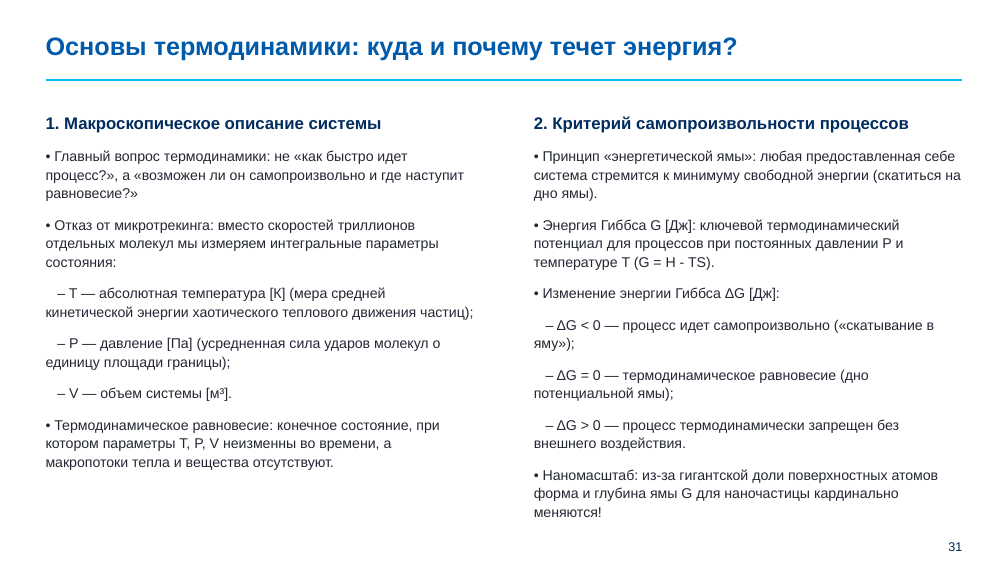
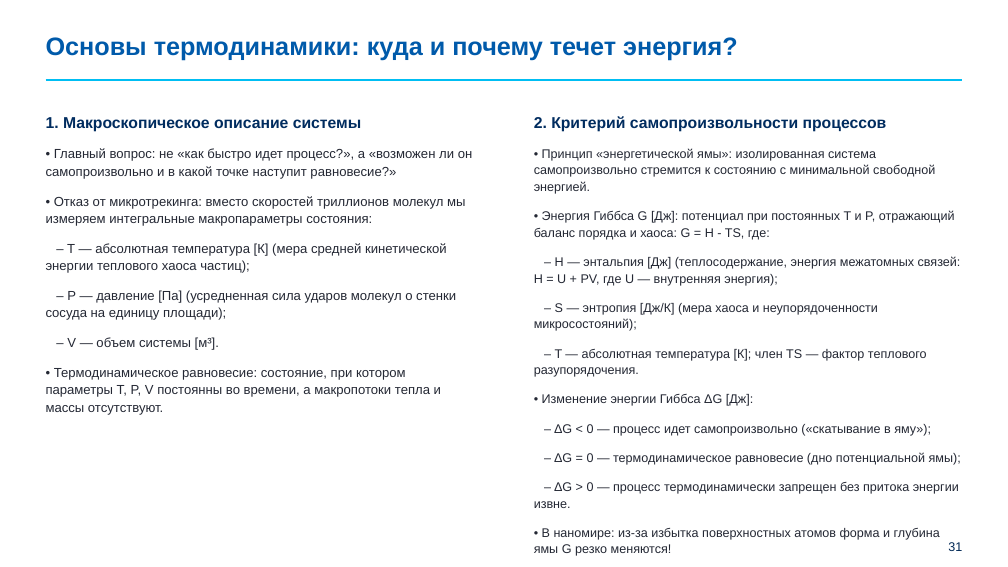
Before and after one commit to brattri3/nanophysics-course, a slide deck: slide 31 of course_materials/semester_4/lectures/lecture_02_thermodynamics_master_layouts.pptx. Drawn at 1008x567 pixels with LibreOffice and Linux fonts; fonts in the diff are those of the drawing; background and template pictures are left out. Boxes give left, top, right and bottom in pixels: in the first picture for what was removed or moved away, otherwise in the second. Text is boxed around its words. In the diff, an @@ line names an element or a change of style, - is before the commit and + after.

Commit message:
Self-check fix: provide full definitions and SI units for H (enthalpy), S (entropy), U (internal energy), G, Delta G

```diff
--- a/course_materials/semester_4/lectures/lecture_02_thermodynamics_master_layouts.pptx
+++ b/course_materials/semester_4/lectures/lecture_02_thermodynamics_master_layouts.pptx
@@ text at <box>46,117,362,350</box>: size 16 to 15 pt in "1. Макроскопическое описание системы"; size 13.5 to 12.5 pt in "– V — объем системы [м³]." @@
@@ text at <box>534,116,961,465</box>: size 16 to 15 pt in "2. Критерий самопроизвольности процессов"; size 13.5 to 12 pt in "• Изменение энергии Гиббса ΔG [Дж]:", "– ΔG < 0 — процесс идет ...", "– ΔG = 0 — термодинамическое равновесие ..." @@
@@ text at <box>46,148,473,320</box>: text changed; size 13.5 to 12.5 pt @@
-• Главный вопрос термодинамики: не «как быстро идет процесс?», а «возможен ли он самопроизвольно и где наступит равновесие?»
-• Отказ от микротрекинга: вместо скоростей триллионов отдельных молекул мы измеряем интегральные параметры состояния:
-– T — абсолютная температура [К] (мера средней кинетической энергии хаотического теплового движения частиц);
-– P — давление [Па] (усредненная сила ударов молекул о единицу площади границы);
+• Главный вопрос: не «как быстро идет процесс?», а «возможен ли он самопроизвольно и в какой точке наступит равновесие?»
+• Отказ от микротрекинга: вместо скоростей триллионов молекул мы измеряем интегральные макропараметры состояния:
+– T — абсолютная температура [К] (мера средней кинетической энергии теплового хаоса частиц);
+– P — давление [Па] (усредненная сила ударов молекул о стенки сосуда на единицу площади);
@@ text at <box>534,148,961,377</box>: text changed; size 13.5 to 12 pt @@
-• Принцип «энергетической ямы»: любая предоставленная себе система стремится к минимуму свободной энергии (скатиться на дно ямы).
-• Энергия Гиббса G [Дж]: ключевой термодинамический потенциал для процессов при постоянных давлении P и температуре T (G = H - TS).
+• Принцип «энергетической ямы»: изолированная система самопроизвольно стремится к состоянию с минимальной свободной энергией.
+• Энергия Гиббса G [Дж]: потенциал при постоянных T и P, отражающий баланс порядка и хаоса: G = H - TS, где:
+– H — энтальпия [Дж] (теплосодержание, энергия межатомных связей: H = U + PV, где U — внутренняя энергия);
+– S — энтропия [Дж/К] (мера хаоса и неупорядоченности микросостояний);
+– T — абсолютная температура [К]; член TS — фактор теплового разупорядочения.
@@ text at <box>46,368,441,415</box>: text changed; size 13.5 to 12.5 pt @@
-• Термодинамическое равновесие: конечное состояние, при котором параметры T, P, V неизменны во времени, а макропотоки тепла и вещества отсутствуют.
+• Термодинамическое равновесие: состояние, при котором параметры T, P, V постоянны во времени, а макропотоки тепла и массы отсутствуют.
@@ text at <box>534,482,959,540</box>: text changed; size 13.5 to 12 pt @@
-– ΔG > 0 — процесс термодинамически запрещен без внешнего воздействия.
-• Наномасштаб: из-за гигантской доли поверхностных атомов форма и глубина ямы G для наночастицы кардинально меняются!
+– ΔG > 0 — процесс термодинамически запрещен без притока энергии извне.
+• В наномире: из-за избытка поверхностных атомов форма и глубина ямы G резко меняются!
```
